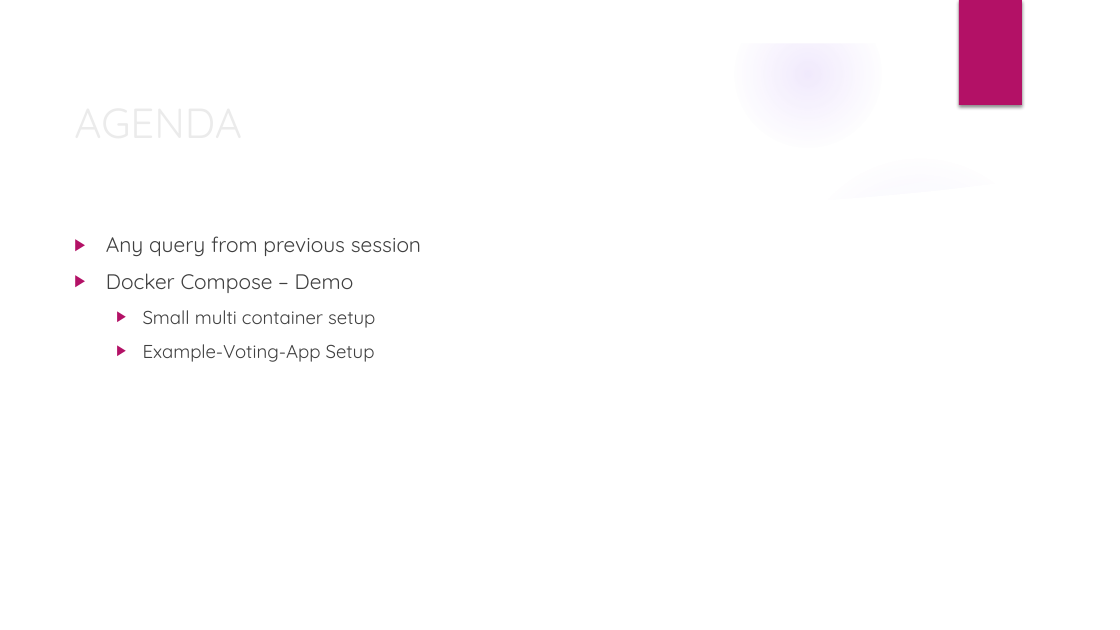
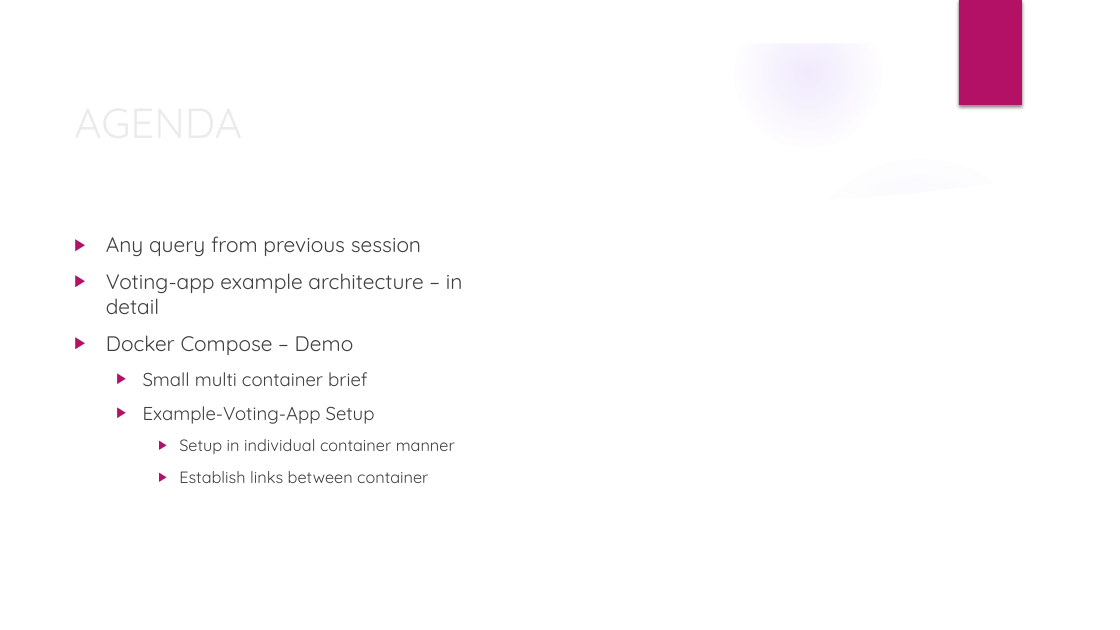
Before and after one commit to deepkumartraining/docker-k8s-April23, a slide deck: slide 2 of Day12/DockerAndKubernetes_Training-Day12.pptx. Drawn at 1120x630 pixels with LibreOffice and Linux fonts; fonts in the diff are those of the drawing; background and template pictures are left out. Boxes give left, top, right and bottom in pixels: in the first picture for what was removed or moved away, otherwise in the second. Text is boxed around its words. In the diff, an @@ line names an element or a change of style, - is before the commit and + after.

```diff
--- a/Day12/DockerAndKubernetes_Training-Day12.pptx
+++ b/Day12/DockerAndKubernetes_Training-Day12.pptx
@@ text at bbox=[106, 273, 463, 314]: paragraph added @@
+▶ Voting-app example architecture – in detail
@@ text at bbox=[143, 372, 367, 386]: text changed @@
-  ▶ Small multi container setup
+  ▶ Small multi container brief
@@ text at bbox=[179, 439, 455, 483]: paragraphs added @@
+    ▶ Setup in individual container manner
+    ▶ Establish links between container
```
Also in this commit, not shown: 1 other file.
